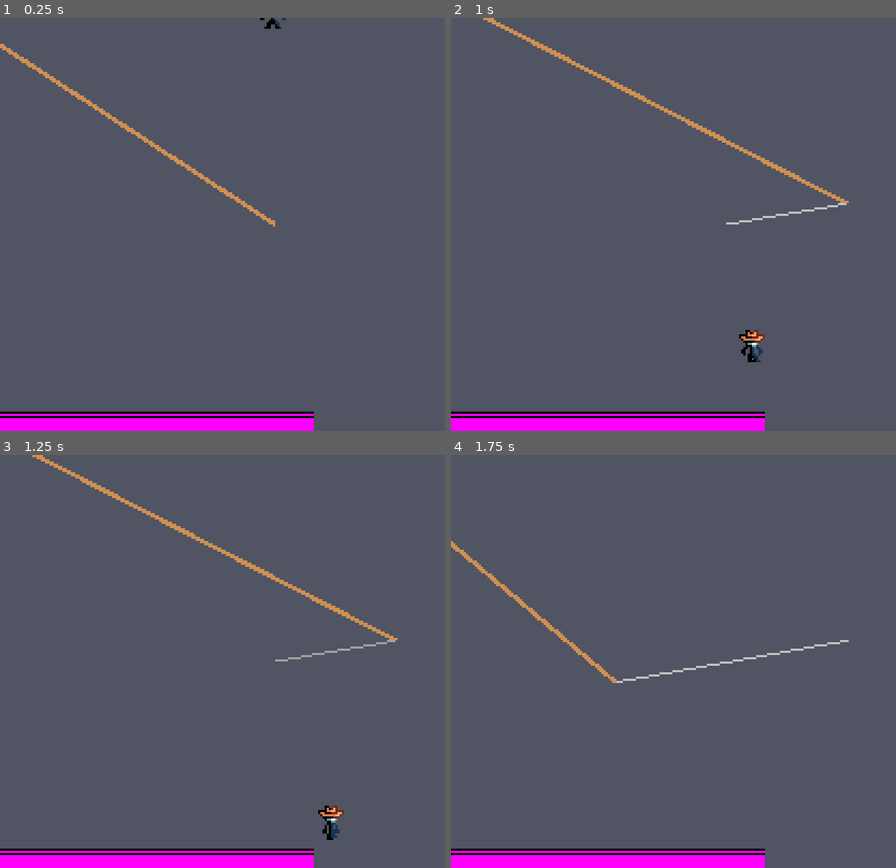
Above: before the commit, frames 1-4 (two rows, left to right).
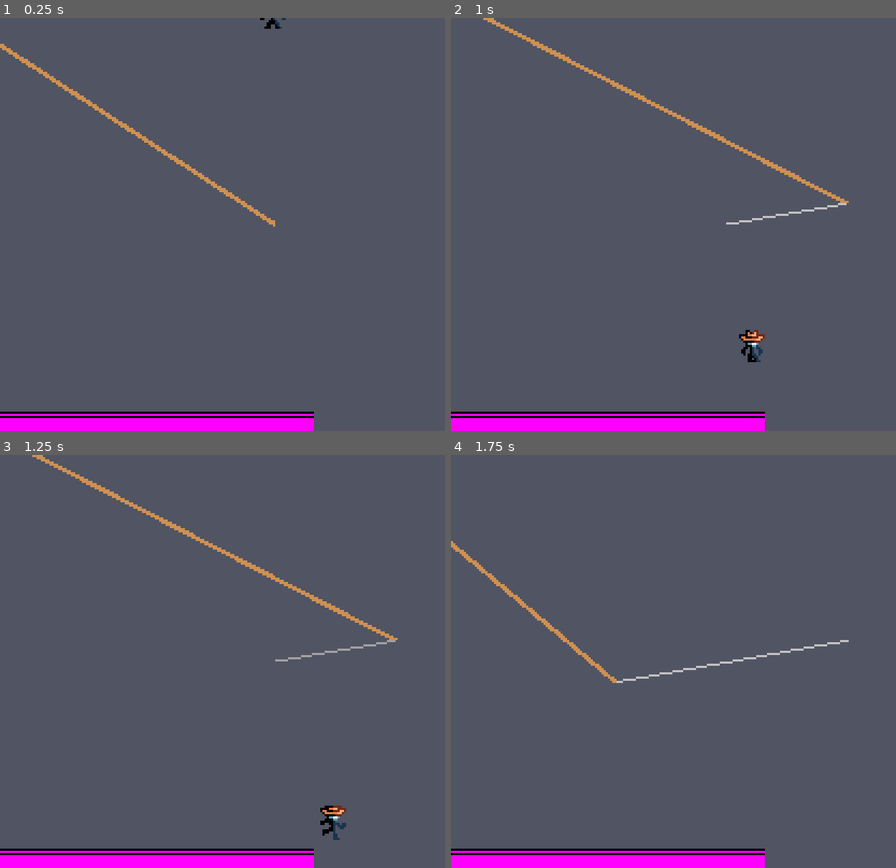
Above: after the commit, the same moments.

Repository: Jcodefox/GMTK-2025
Game: Godot game, scene res://scenes/topscenes/gameplay_topscene.tscn
The game is run twice, just before and just after one commit, with the same random seed, the same clock (stepped at 60 frames per second) and the same inputs.
Inputs (mouse positions are in pixels of both pictures, inside the frame that each line leads up to):
- Up to frame 1 (0.25 s): no input
- Up to frame 2 (1 s): move the mouse to (847, 203) at 0.52 s; hold D (move_right) from 0.53 s (still down); tap Space (move_jump) at 0.77 s
- Up to frame 3 (1.25 s): keep holding D (move_right)
- Up to frame 4 (1.75 s): keep holding D (move_right); move the mouse to (615, 682) at 1.27 s; tap Space (move_jump) at 1.52 s

Frames 1-2 are identical in both runs. In frame 3, 0.3% of the frame differs, in the area x 71-78%, y 84-94%; in frame 4, nothing differs.

Commit message:
Increase run fps

Diff:
--- a/assets/art/player/player_sprite_frames.tres
+++ b/assets/art/player/player_sprite_frames.tres
@@ -47,7 +47,7 @@
 }],
 "loop": true,
 "name": &"run_left",
-"speed": 5.0
+"speed": 10.0
 }, {
 "frames": [{
 "duration": 1.0,
@@ -58,5 +58,5 @@
 }],
 "loop": true,
 "name": &"run_right",
-"speed": 5.0
+"speed": 10.0
 }]
--- a/scenes/prefabs/player.tscn
+++ b/scenes/prefabs/player.tscn
@@ -15,5 +15,5 @@
 
 [node name="AnimatedSprite2D" type="AnimatedSprite2D" parent="."]
 sprite_frames = ExtResource("2_tou0u")
-animation = &"idle"
+animation = &"run_left"
 autoplay = "idle"
